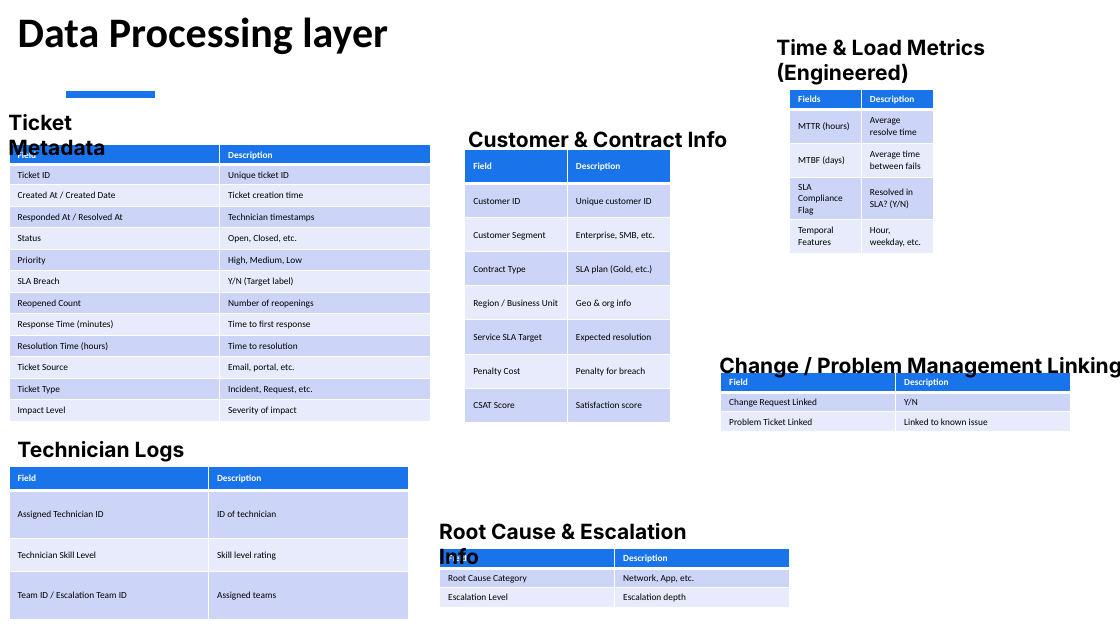
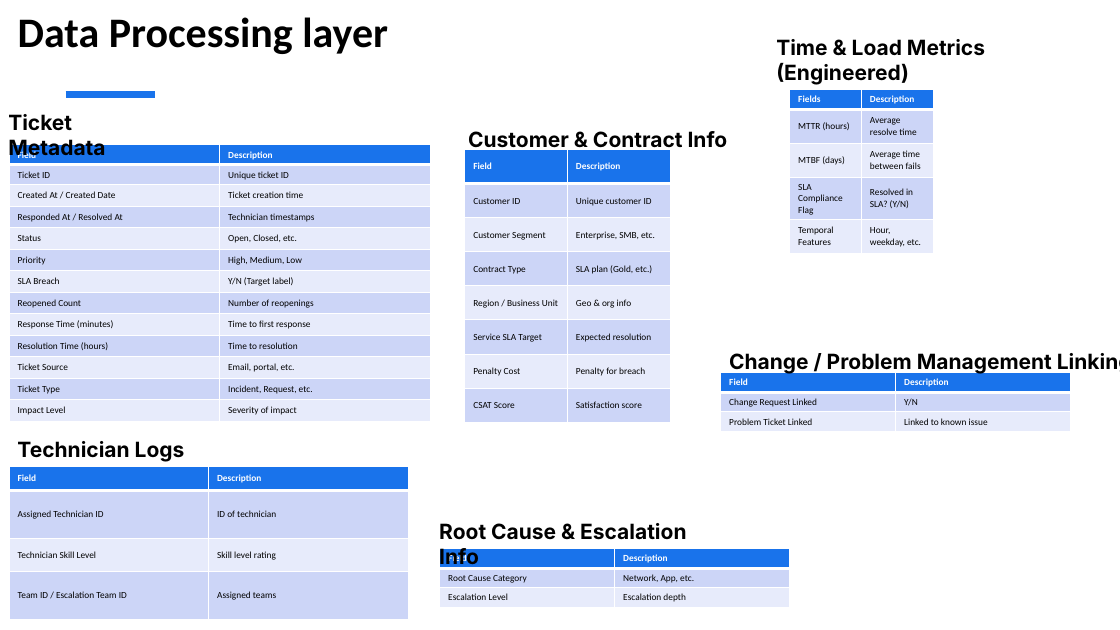
Before and after one commit to abhinavkaushikl/ITSM_SLA_Optimizations, a slide deck: slide 5 of ITSM Predictive SLA Breach.pptx. Drawn at 1120x630 pixels with LibreOffice and Linux fonts; fonts in the diff are those of the drawing. Boxes give left, top, right and bottom in pixels: in the first picture for what was removed or moved away, otherwise in the second. Text is boxed around its words. In the diff, an @@ line names an element or a change of style, - is before the commit and + after.

```diff
--- a/ITSM Predictive SLA Breach.pptx
+++ b/ITSM Predictive SLA Breach.pptx
@@ text "Change / Problem Management Linking" rewrapped from (719, 355, 1120, 378) to (729, 353, 1120, 374) @@
```
Also in this commit, not shown: 3 slides added, 2 slides removed, 5 other files.
